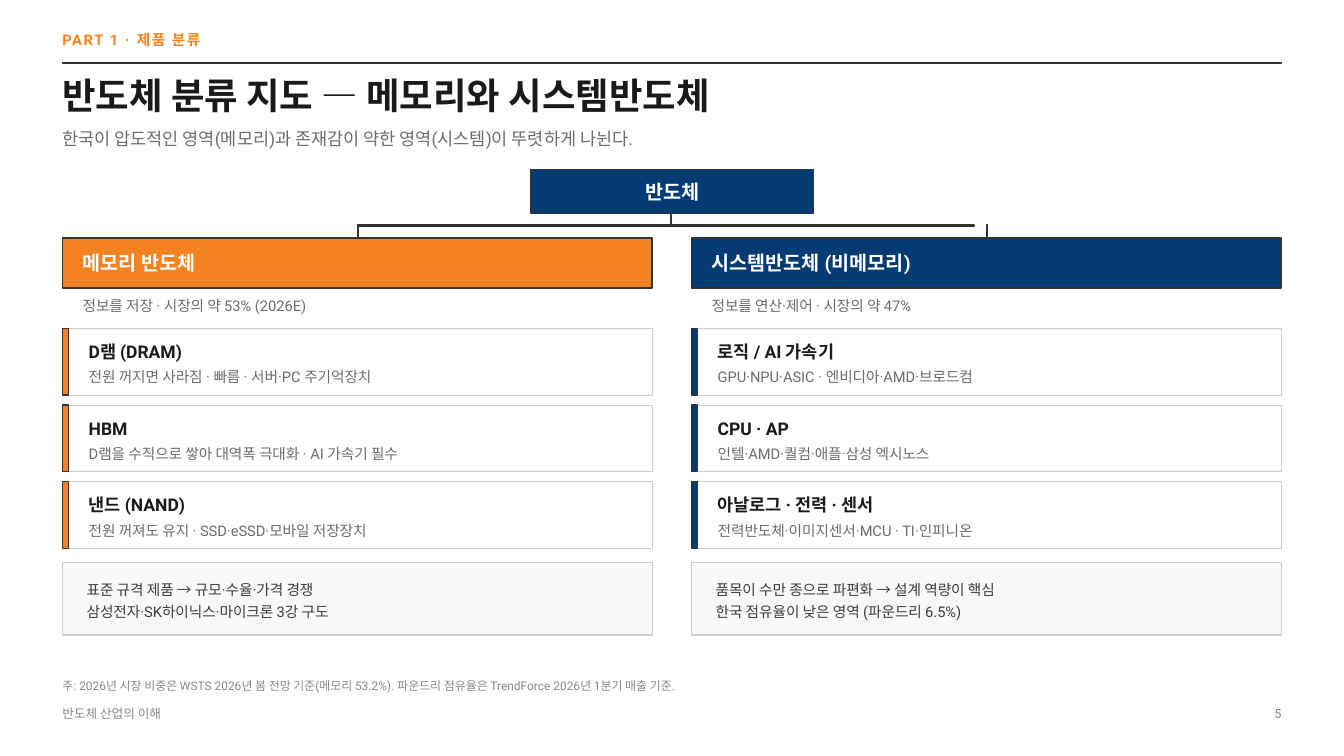
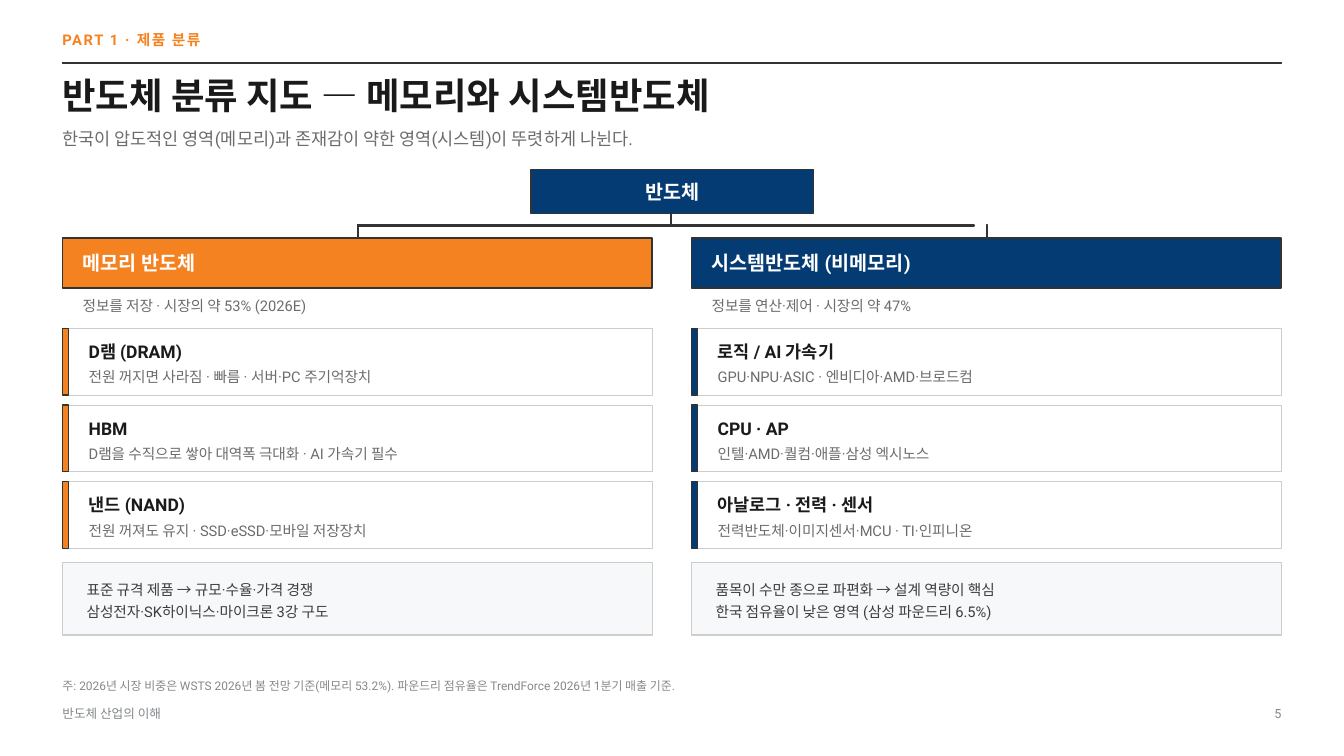
Before and after one commit to hanaroline/work_1, a slide deck: slide 5 of semiconductor_primer_2026/semiconductor_primer_2026_revised.pptx. Drawn at 1344x756 pixels with LibreOffice and Linux fonts; fonts in the diff are those of the drawing. Boxes give left, top, right and bottom in pixels: in the first picture for what was removed or moved away, otherwise in the second. Text is boxed around its words. In the diff, an @@ line names an element or a change of style, - is before the commit and + after.

```diff
--- a/semiconductor_primer_2026/semiconductor_primer_2026_revised.pptx
+++ b/semiconductor_primer_2026/semiconductor_primer_2026_revised.pptx
@@ text at box(716, 605, 991, 620): text changed @@
-한국 점유율이 낮은 영역 (파운드리 6.5%)
+한국 점유율이 낮은 영역 (삼성 파운드리 6.5%)
```
Also in this commit, not shown: 7 other slides changed, 1 other file.
